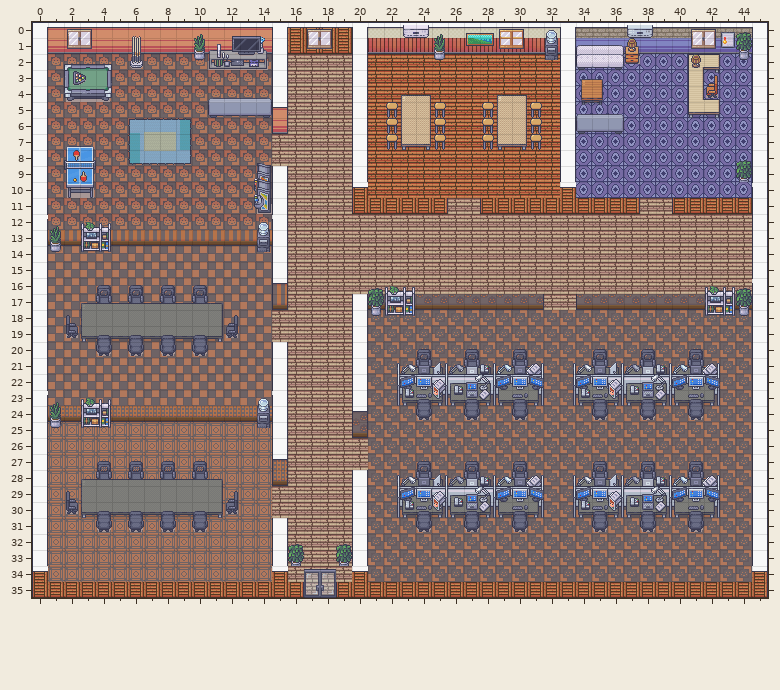
Two versions of a level (Tiled map (JSON), public/assets/map/Haloween_20.json). Above, as it was before the edit.
Cells are 32x32 px. Shown: x 0..45, y 0..35. Tiles whose own drawing changed are shown in their newer look in all pictures.
Once edited:
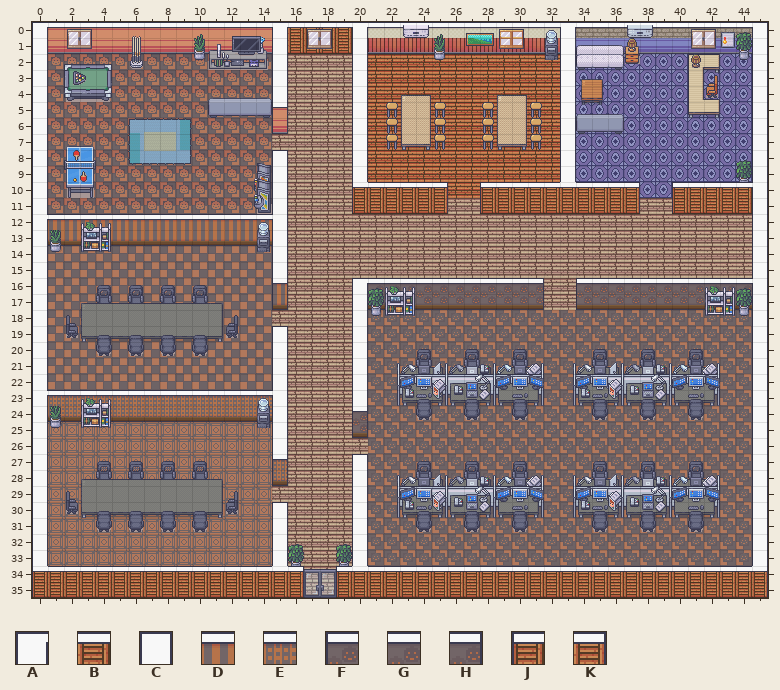
Key: from "FloorAndGround": A 28, B 1324; from "FloorAndGround_origin": C 92, D 428, E 556, F 683, G 684, H 685, J 1323, K 1325.
Objects are placed by their top-left corner, in cells (3,4 is the top-left corner of cell 3,4); size is 1x1 cell unless given.
Diff:
Layer "Wall":
A new object: C at 15,8.
A new object: B at 21,10.
A new object: B at 22,10.
A new object: B at 23,10.
A new object: B at 24,10.
A new object: B at 29,10.
A new object: B at 30,10.
A new object: B at 31,10.
A new object: B at 32,10.
A new object: B at 34,10.
A new object: B at 35,10.
A new object: B at 36,10.
A new object: B at 41,10.
A new object: B at 42,10.
A new object: B at 43,10.
A new object: B at 44,10.
A new object: K at 25,10.
A new object: K at 37,10.
A new object: J at 28,10.
A new object: J at 40,10.
A new object: D at 1,12.
A new object: D at 2,12.
A new object: D at 3,12.
A new object: D at 4,12.
A new object: D at 5,12.
A new object: D at 6,12.
A new object: D at 7,12.
A new object: D at 8,12.
A new object: D at 9,12.
A new object: D at 10,12.
A new object: D at 11,12.
A new object: D at 12,12.
A new object: D at 13,12.
A new object: D at 14,12.
A new object: G at 21,16.
A new object: G at 22,16.
A new object: G at 23,16.
A new object: G at 24,16.
A new object: G at 25,16.
A new object: G at 26,16.
A new object: G at 27,16.
A new object: G at 28,16.
A new object: G at 29,16.
A new object: G at 30,16.
A new object: G at 35,16.
A new object: G at 36,16.
A new object: G at 37,16.
A new object: G at 38,16.
A new object: G at 39,16.
A new object: G at 40,16.
A new object: G at 41,16.
A new object: G at 42,16.
A new object: G at 43,16.
A new object: G at 44,16.
A new object: F at 34,16.
A new object: H at 31,16.
A new object: A at 20,16.
A new object: C at 15,19.
A new object: E at 1,23.
A new object: E at 2,23.
A new object: E at 3,23.
A new object: E at 4,23.
A new object: E at 5,23.
A new object: E at 6,23.
A new object: E at 7,23.
A new object: E at 8,23.
A new object: E at 9,23.
A new object: E at 10,23.
A new object: E at 11,23.
A new object: E at 12,23.
A new object: E at 13,23.
A new object: E at 14,23.
A new object: C at 20,27.
A new object: C at 15,30.
A new object: B at 21,34.
A new object: B at 22,34.
A new object: B at 24,34.
A new object: B at 25,34.
A new object: B at 28,34.
A new object: B at 31,34.
A new object: B at 33,34.
A new object: B at 35,34.
A new object: B at 38,34.
A new object: B at 41,34.
A new object: B at 42,34.
A new object: B at 43,34.
A new object: B at 44,34.
A new object: B at 40,34.
A new object: B at 39,34.
A new object: B at 37,34.
A new object: B at 36,34.
A new object: B at 34,34.
A new object: B at 32,34.
A new object: B at 30,34.
A new object: B at 29,34.
A new object: B at 27,34.
A new object: B at 26,34.
A new object: B at 23,34.
A new object: B at 1,34.
A new object: B at 2,34.
A new object: B at 3,34.
A new object: B at 4,34.
A new object: B at 5,34.
A new object: B at 6,34.
A new object: B at 7,34.
A new object: B at 13,34.
A new object: B at 14,34.
A new object: B at 12,34.
A new object: B at 11,34.
A new object: B at 10,34.
A new object: B at 9,34.
A new object: B at 8,34.
A new object: K at 16,34.
A new object: J at 19,34.
